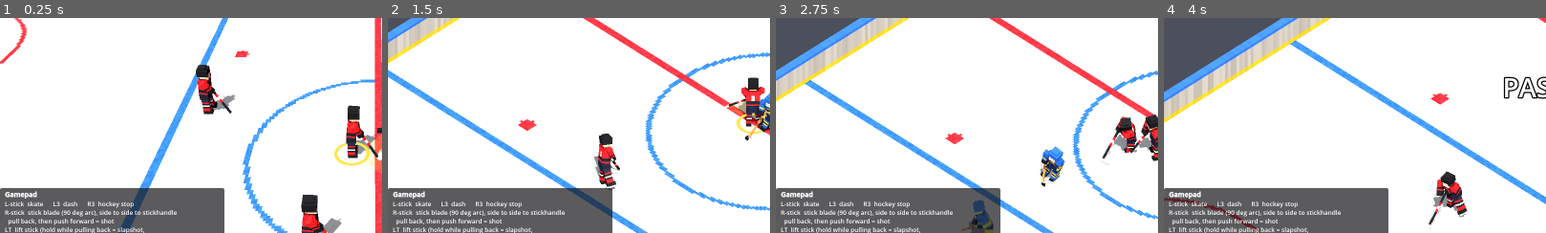
Above: before the commit, frames 1-4 (left to right).
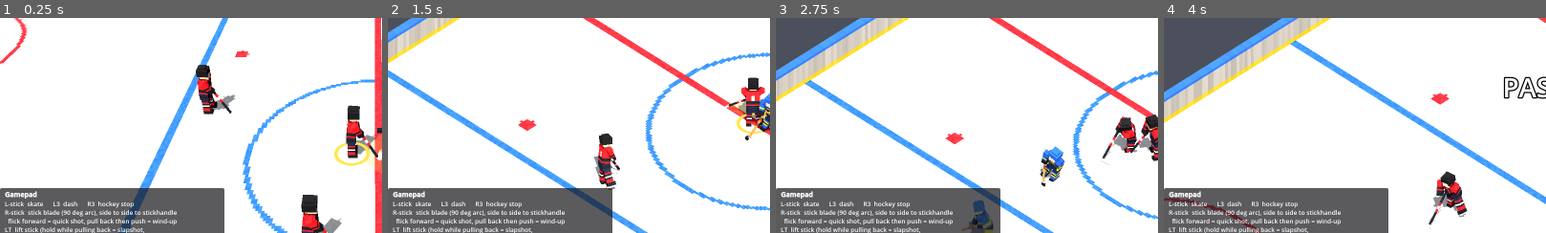
Above: after the commit, the same moments.

Repository: HammerJones/RinkGM
Game: Godot game, scene res://scenes/main.tscn
Same seed, same stepped clock (60 frames per second), same inputs: the game is played once before the commit and once after it.
Inputs (mouse positions are % of the whole screen's width and height, from its top left):
- Up to frame 1 (0.25 s): no input
- Up to frame 2 (1.5 s): tap Enter at 0.5 s; move the mouse to (55, 50) at 0.52 s; hold C (camera) 0.53-1.28 s; hold W (move_up) from 0.53 s (still down); click (55, 50) at 0.67 s; move the mouse to (45, 50) at 1.27 s; tap F (check) at 1.35 s
- Up to frame 3 (2.75 s): keep holding W (move_up); move the mouse to (52, 48) at 2.02 s; tap Shift (dash) at 2.1 s
- Up to frame 4 (4 s): keep holding W (move_up); move the mouse to (49, 52) at 2.77 s; right-click (49, 52) at 2.85 s; click (49, 52) at 2.92 s; move the mouse to (57, 51) at 3.52 s; tap E (pass) at 3.6 s
The pictures show only the part of the screen within x 1-51%, y 23-73%; the shares and areas given below are measured in that part.

The runs differ from the first frame. In frame 1, 0.6% of the frame differs, in the area x 2-47%, y 93-97%; in frame 2, 0.6%; in frame 3, 0.6%; in frame 4, 0.6%.

Commit message:
Document the flick quick shot
Co-Authored-By: Claude Opus 5.5 (1M context) <noreply@anthropic.com>
Claude-Session: https://claude.ai/code/session_01CnqvJr53VTaWQ9ttMTJ7Lu

Diff:
--- a/scripts/ui/hud.gd
+++ b/scripts/ui/hud.gd
@@ -6,7 +6,7 @@
 const HELP := """[b]Gamepad[/b]
 L-stick  skate      L3  dash      R3  hockey stop
 R-stick  stick blade (90 deg arc), side to side to stickhandle
-  pull back, then push forward = shot
+  flick forward = quick shot, pull back then push = wind-up
 LT  lift stick (hold while pulling back = slapshot,
   on D = stick lift)   RT  tilt blade (raise shots/passes)
 A / RB  pass, or call for it    B  body check
Not shown, changed: README.md
